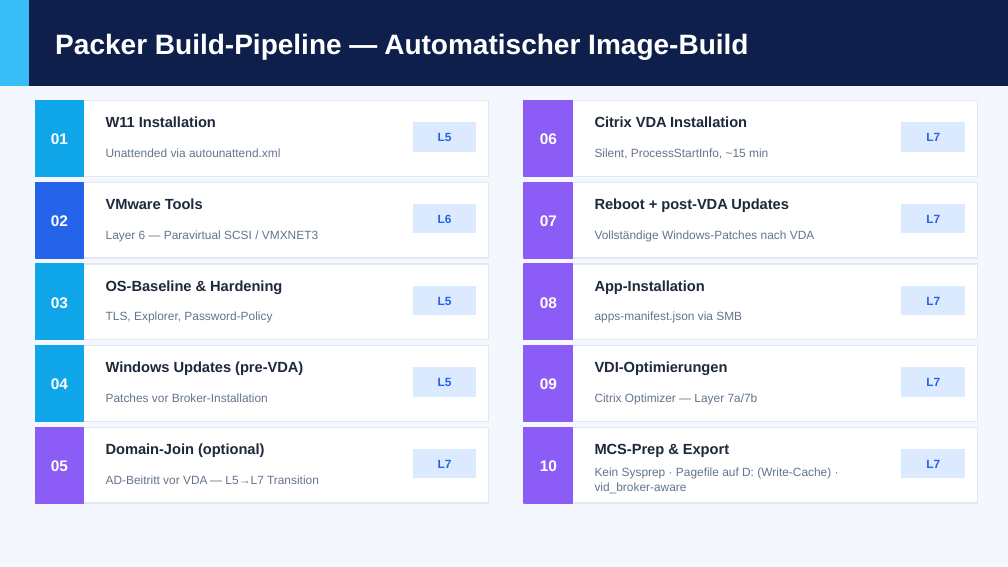
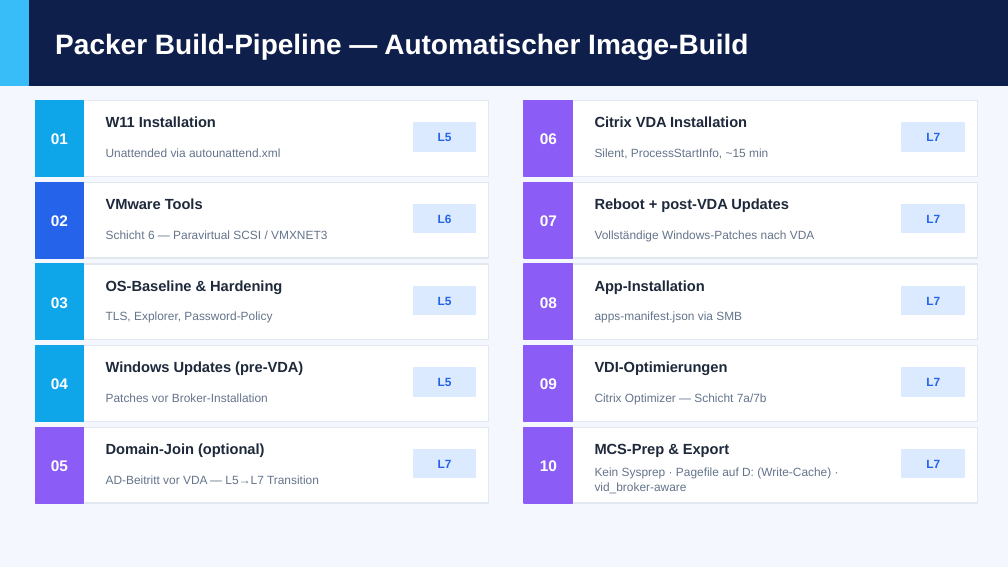
Before and after one commit to cyberms/VID, a slide deck: slide 6 of VID-Management-Praesentation-Phase1.pptx. Drawn at 1008x567 pixels with LibreOffice and Linux fonts; fonts in the diff are those of the drawing. Boxes give left, top, right and bottom in pixels: in the first picture for what was removed or moved away, otherwise in the second. Text is boxed around its words. In the diff, an @@ line names an element or a change of style, - is before the commit and + after.

```diff
--- a/VID-Management-Praesentation-Phase1.pptx
+++ b/VID-Management-Praesentation-Phase1.pptx
@@ text at box(106, 230, 327, 239): text changed @@
-Layer 6 — Paravirtual SCSI / VMXNET3
+Schicht 6 — Paravirtual SCSI / VMXNET3
@@ text at box(595, 393, 767, 405): text changed @@
-Citrix Optimizer — Layer 7a/7b
+Citrix Optimizer — Schicht 7a/7b
```
Also in this commit, not shown: 6 other slides changed, 2 other files.
